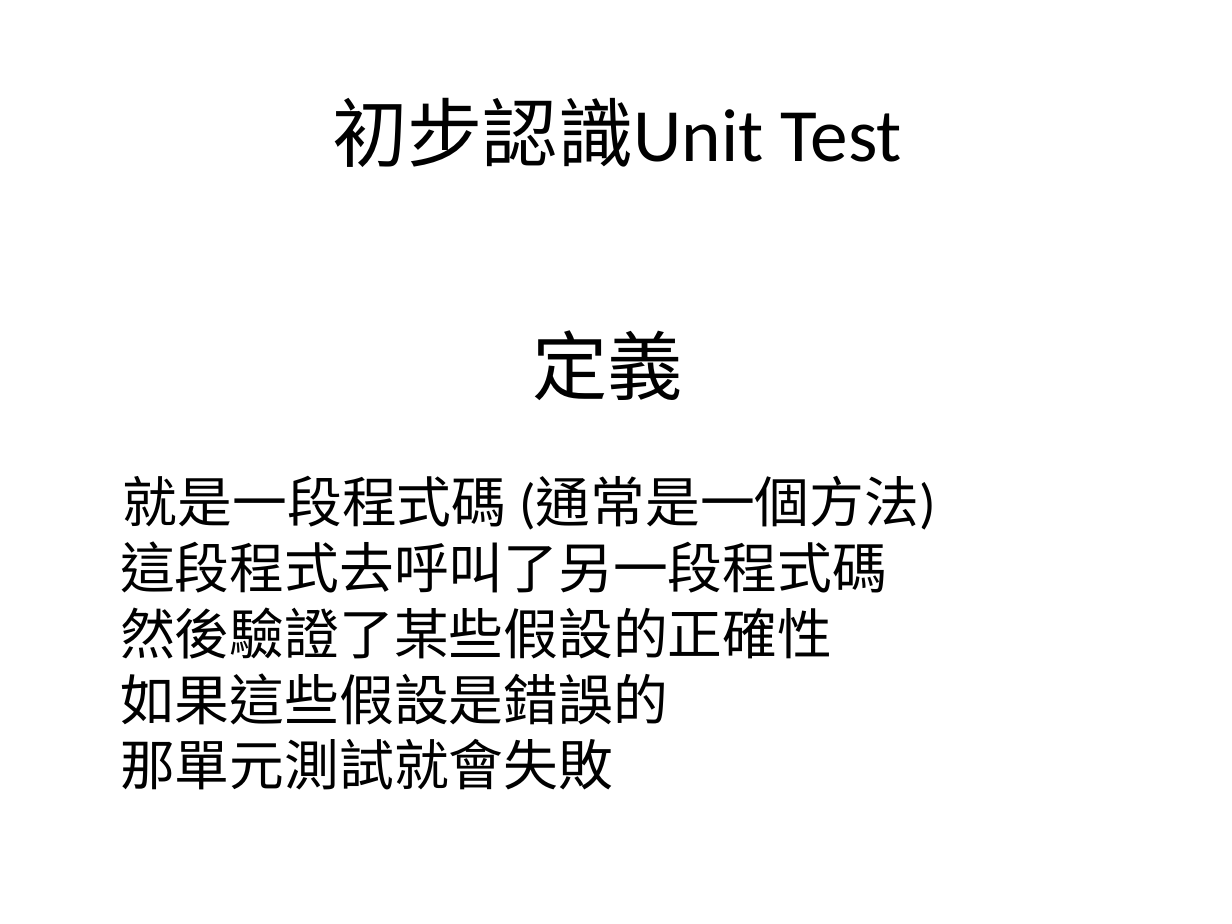
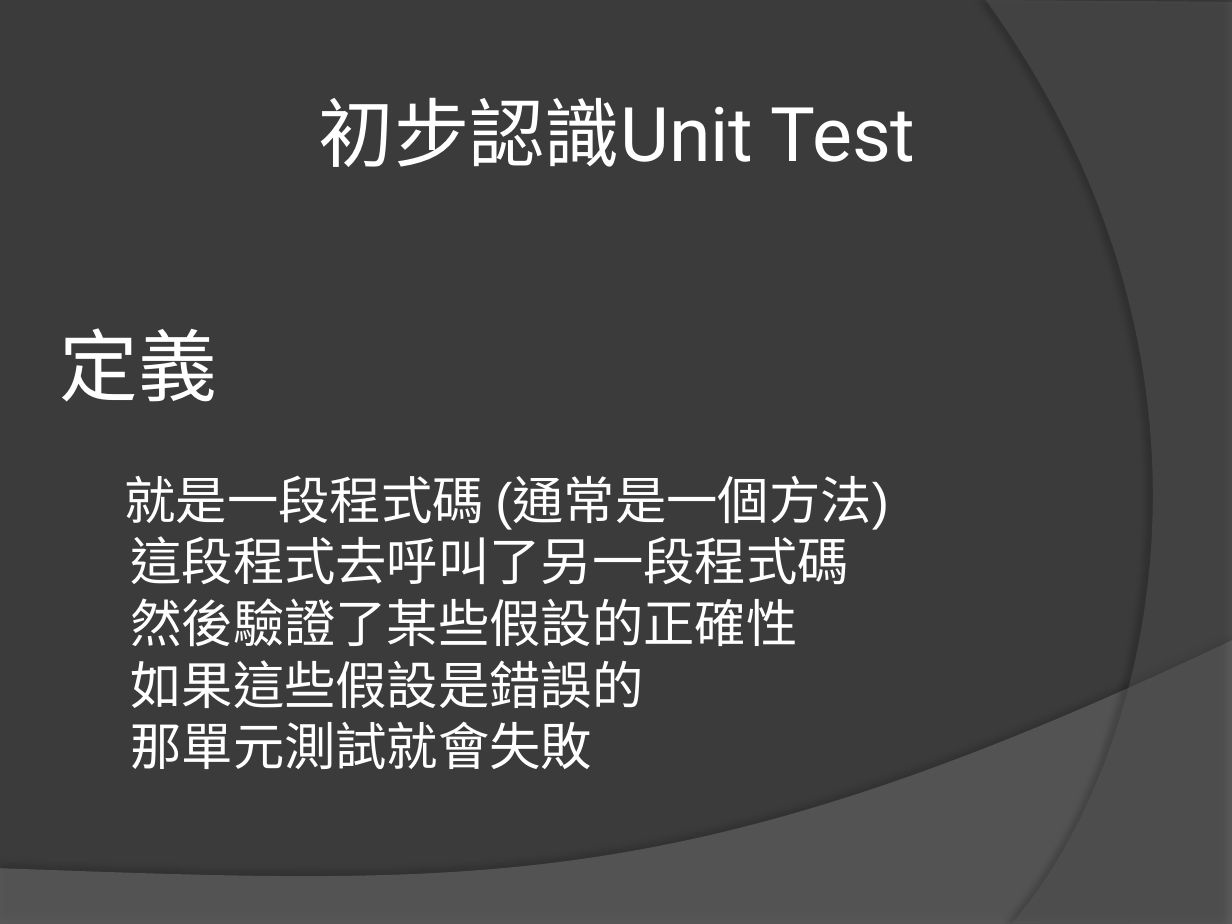
Before and after one commit to lintingwei/UnitTestBasic, a slide deck: slide 2 of Unit Test Basic.pptx. Drawn at 1232x924 pixels with LibreOffice and Linux fonts; fonts in the diff are those of the drawing. Boxes give left, top, right and bottom in pixels: in the first picture for what was removed or moved away, otherwise in the second. Text is boxed around its words. In the diff, an @@ line names an element or a change of style, - is before the commit and + after.

```diff
--- a/Unit Test Basic.pptx
+++ b/Unit Test Basic.pptx
@@ background #FFFFFF to #3B3B3B @@
@@ freeform shape added at bbox=[986, 0, 1232, 924], fill #5E5E5E at 40% opacity @@
@@ text "初步認識Unit Test" at bbox=[319, 97, 916, 167]: font Calibri to Roboto, text colour #000000 to #FFFFFF @@
@@ title "定義" at bbox=[59, 328, 216, 402]: size 44 to 46 pt, font Calibri to Roboto, text colour #000000 to #FFFFFF; alignment centre to left @@
@@ text "就是一段程式碼 (通常是一個方法) 這段程式去呼叫了另一段程式碼 然後驗證了某些假設的正確性 如果這些假設是錯誤的 ..." at bbox=[125, 475, 888, 769]: size 32 to 30 pt, font Calibri to Arial, text colour #000000 to #FFFFFF; indent changed @@
@@ freeform shape added at bbox=[0, 641, 1232, 924], fill #7F7F7F at 45% opacity @@
```
Also in this commit, not shown: 5 other slides changed, 7 slides added.
